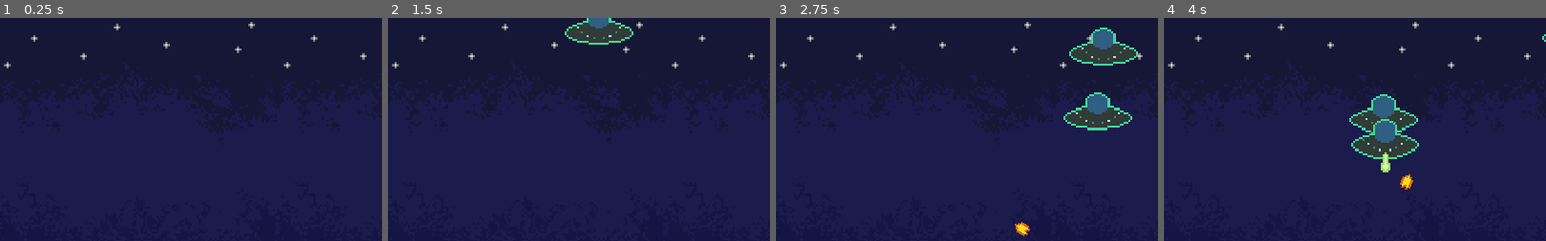
Above: before the commit, frames 1-4 (left to right).
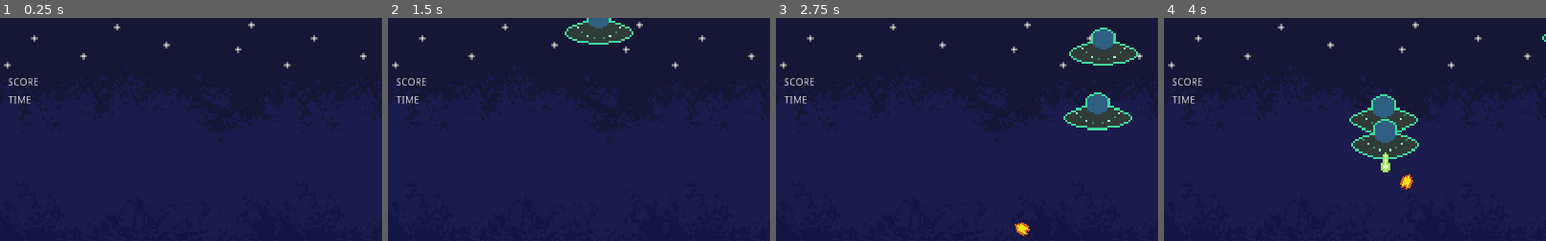
Above: after the commit, the same moments.

Repository: zMenta/Godot-Projects
Game: Godot game, scene res://Scenes/Main.tscn
Same seed, same stepped clock (60 frames per second), same inputs: the game is played once before the commit and once after it.
Inputs (mouse positions are % of the whole screen's width and height, from its top left):
- Up to frame 1 (0.25 s): no input
- Up to frame 2 (1.5 s): tap Enter at 0.5 s; move the mouse to (45, 70) at 0.52 s; press the mouse at (45, 70) at 0.53 s; hold Right (ui_right) from 0.53 s (still down); move the mouse to (80, 65) at 1.27 s; release the mouse at (80, 65) at 1.28 s; click (80, 65) at 1.35 s
- Up to frame 3 (2.75 s): move the mouse to (20, 35) at 2.02 s; release Right (ui_right) at 2.03 s; press the mouse at (20, 35) at 2.03 s; hold Left (ui_left) from 2.03 s (still down)
- Up to frame 4 (4 s): keep holding Left (ui_left); move the mouse to (55, 50) at 2.77 s; release the mouse at (55, 50) at 2.78 s; click (55, 50) at 2.85 s; move the mouse to (35, 25) at 3.52 s; press the mouse at (35, 25) at 3.53 s
The pictures show only the part of the screen within x 0-50%, y 0-50%; the shares and areas given below are measured in that part.

The runs differ from the first frame. In frame 1, 0.2% of the frame differs, in the area x 2-10%, y 26-39%; in frame 2, 0.2%; in frame 3, 0.2%; in frame 4, 0.2%.

Commit message:
Basic score and timer

Diff:
--- a/Invaders from Space/Scenes/Main.tscn
+++ b/Invaders from Space/Scenes/Main.tscn
@@ -62,4 +62,22 @@
 [node name="AlienSpawnTimer" type="Timer" parent="."]
 autostart = true
 
+[node name="Hud" type="Control" parent="."]
+margin_right = 40.0
+margin_bottom = 40.0
+
+[node name="Score" type="Label" parent="Hud"]
+margin_left = 16.0
+margin_top = 80.0
+margin_right = 57.0
+margin_bottom = 94.0
+text = "SCORE"
+
+[node name="Time" type="Label" parent="Hud"]
+margin_left = 16.0
+margin_top = 104.0
+margin_right = 56.0
+margin_bottom = 118.0
+text = "TIME"
+
 [connection signal="timeout" from="AlienSpawnTimer" to="." method="_on_AlienSpawnTimer_timeout"]
--- a/Invaders from Space/Scripts/Main.gd
+++ b/Invaders from Space/Scripts/Main.gd
@@ -1,6 +1,7 @@
 extends Node
 
 export (PackedScene) var Ufo
+var score := 0
 
 func _ready():
 	randomize()
@@ -26,6 +27,8 @@
 
 
 func on_Alien_hit(alien):
+	score += 1
+	$Hud/Score.text = str(score)
 	alien.death()
 
 
